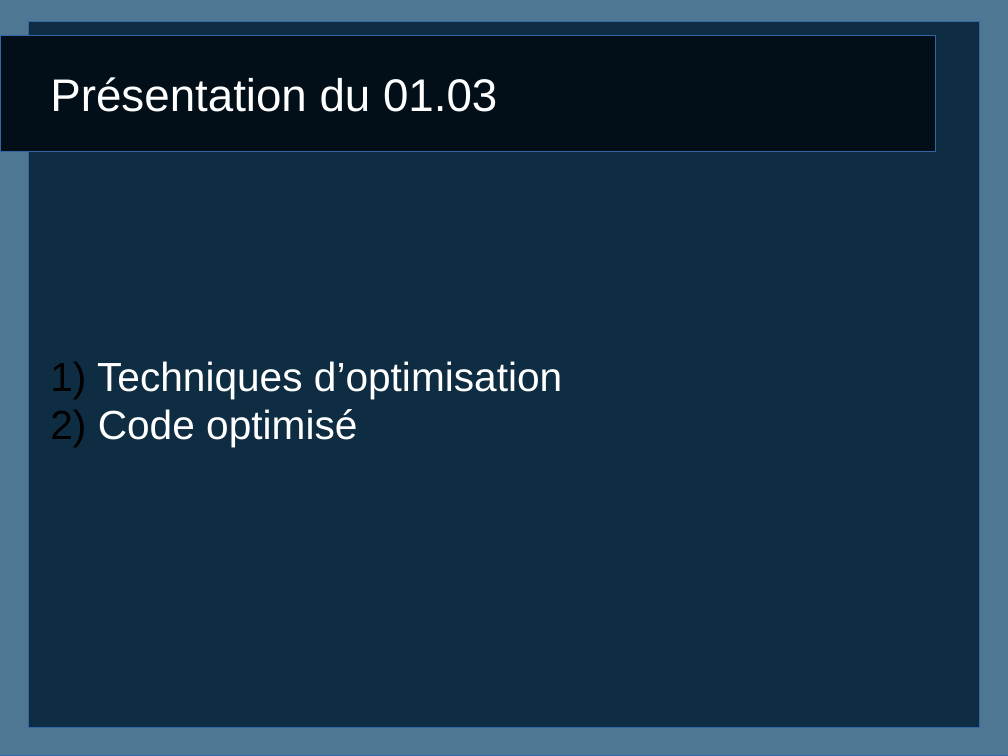
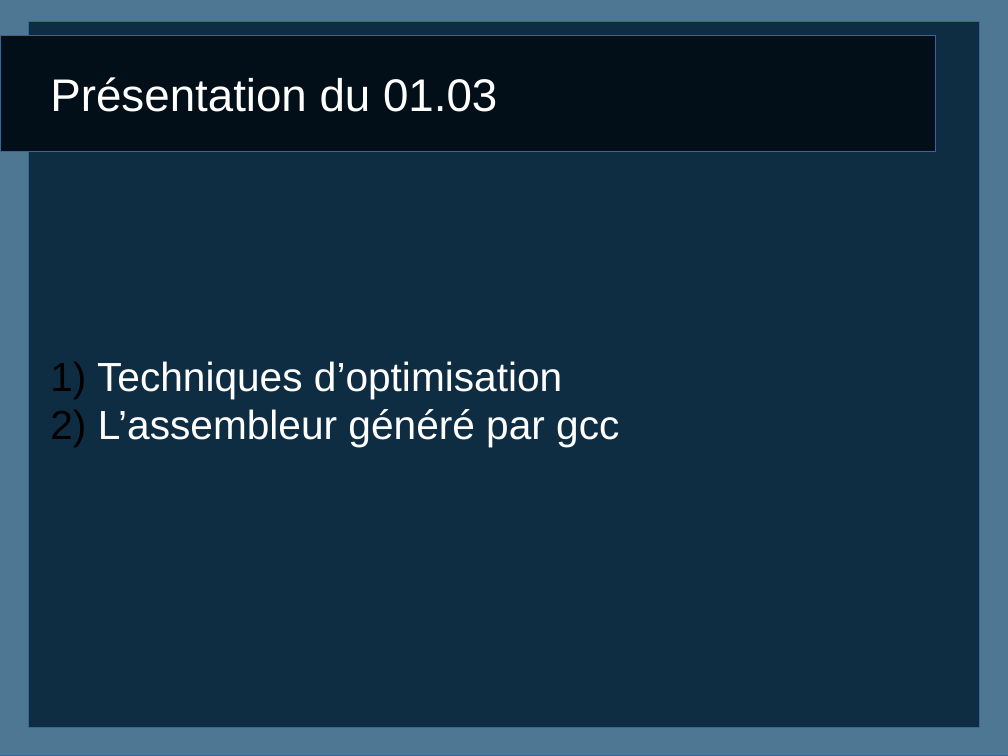
Before and after one commit to caswitch/recherche-et-doc-s4, a slide deck: slide 1 of Diapo2.odp. Drawn at 1008x756 pixels with LibreOffice and Linux fonts; fonts in the diff are those of the drawing. Boxes give left, top, right and bottom in pixels: in the first picture for what was removed or moved away, otherwise in the second. Text is boxed around its words. In the diff, an @@ line names an element or a change of style, - is before the commit and + after.

```diff
--- a/Diapo2.odp
+++ b/Diapo2.odp
@@ subtitle at <box>98,409,619,447</box>: text changed @@
-2) Code optimisé
+2) L’assembleur généré par gcc
```
Also in this commit, not shown: 1 other slide changed, 1 slide added, 1 slide removed.
